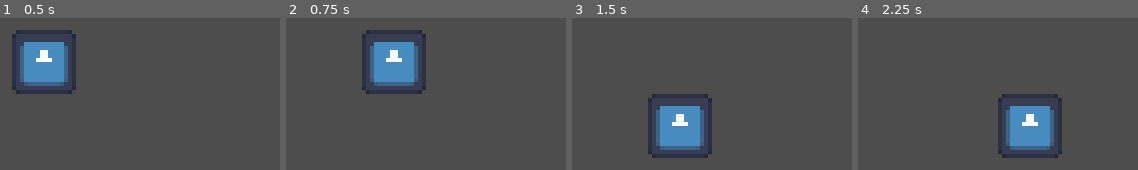
Above: before the commit, frames 1-4 (left to right).
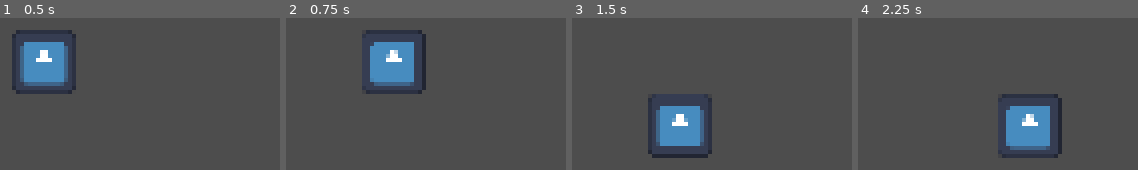
Above: after the commit, the same moments.

Repository: Lukko-Digital/brackeys-jam-2025-1
Game: Godot game, scene res://src/main.tscn
Same seed, same stepped clock (60 frames per second), same inputs: the game is played once before the commit and once after it. The engine's default icon, where the game draws it, is replaced by a stand-in: a white triangle on a blue panel in a dark square.
Inputs:
- Up to frame 1 (0.5 s): no input
- Up to frame 2 (0.75 s): tap Enter at 0.5 s; hold D (right) from 0.53 s (still down)
- Up to frame 3 (1.5 s): tap Space at 1.25 s; release D (right) at 1.28 s; hold S (down) from 1.28 s (still down)
- Up to frame 4 (2.25 s): tap Enter at 2 s; release S (down) at 2.03 s; hold D (right) from 2.03 s (still down)

Frame 1 is identical in both runs. In frame 2, 0.8% of the frame differs, in the area x 30-48%, y 18-43%; in frame 3, 0.5%; in frame 4, 0.8%.

Commit message:
movement lerps

Diff:
--- a/src/player.gd
+++ b/src/player.gd
@@ -1,8 +1,7 @@
 extends CharacterBody2D
 class_name Player
 
-const SPEED = 300.0
-const JUMP_VELOCITY = -400.0
+const MOVE_LERP_SPEED = 20
 
 @onready var movement_ray = %MovementRay
 
@@ -13,12 +12,18 @@
 	"down": Vector2.DOWN
 }
 
+var target_position: Vector2
+
+func _process(delta):
+	if position != target_position:
+		position = position.lerp(target_position, MOVE_LERP_SPEED * delta)
+
 func move(dir: String):
 	movement_ray.target_position = INPUTS[dir] * Global.TILE_SIZE
 	movement_ray.force_raycast_update()
 
 	if !movement_ray.is_colliding():
-		position += INPUTS[dir] * Global.TILE_SIZE
+		target_position += INPUTS[dir] * Global.TILE_SIZE
 		# match dir:
 		# 	"up", "down":
 		# 		sprite.play(dir)
